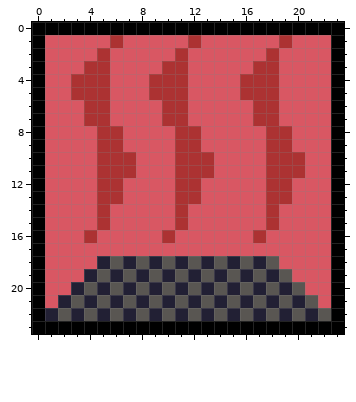
Edited in one commit: pixel-art file (sprites/ui/source/space_heater_icon.aseprite). The first picture shows the starting point.
24x24 pixels, 1 frame.
Now the later version:
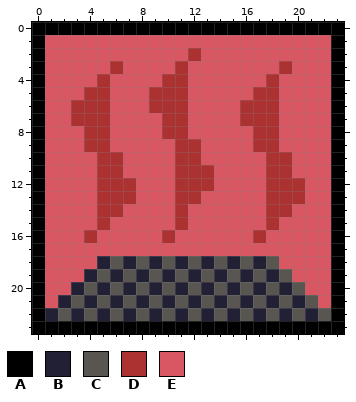
Palette (. is transparent): A #000000  B #222034  C #595652  D #ac3232  E #d95763
What changed:
Layer "Layer 2":
y 1: x 6 D -> E; x 12 D -> E; x 19 D -> E
y 2: x 5 D -> E; x 11..12 DE -> ED; x 18 D -> E
y 3: x 4..6 DDE -> EED; x 10 D -> E; x 17..19 DDE -> EED
y 4: x 3..4 DD -> EE; x 9 D -> E; x 16..17 DD -> EE
y 5: x 3 D -> E; x 16 D -> E
y 6: x 3 E -> D; x 9 E -> D; x 16 E -> D
y 7: x 3 E -> D; x 16 E -> D
y 8: x 4 E -> D; x 6 D -> E; x 10 E -> D; x 12 D -> E; x 17 E -> D; x 19 D -> E
y 9: x 4 E -> D; x 6 D -> E; x 17 E -> D; x 19 D -> E
y 10: x 7 D -> E; x 13 D -> E; x 20 D -> E
y 11: x 7 D -> E; x 20 D -> E
y 12: x 7 E -> D; x 13 E -> D; x 20 E -> D
y 13: x 7 E -> D; x 20 E -> D
y 14: x 6 E -> D; x 19 E -> D
Boxes around the changes in both pictures, in picture pixels (x1, y1, x2, y2):
changed: (71, 35, 305, 217)
